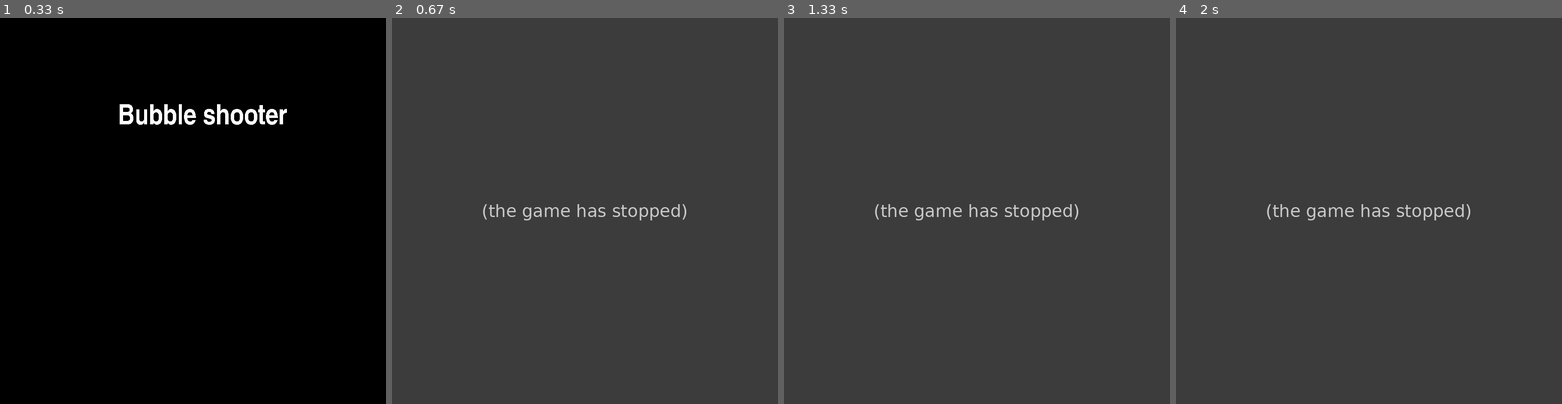
Above: before the commit, frames 1-4 (left to right).
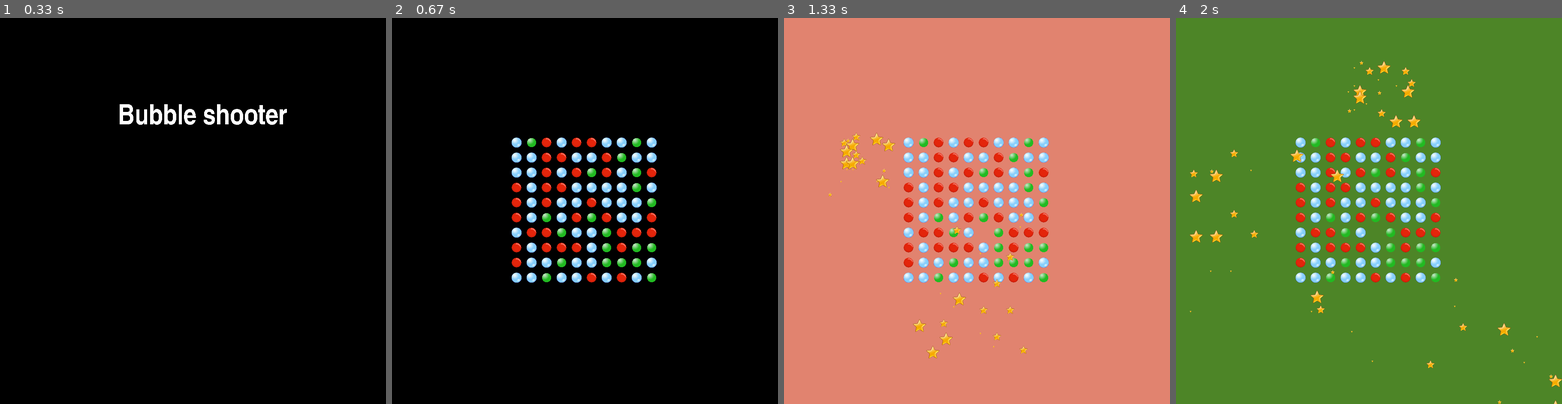
Above: after the commit, the same moments.

Repository: VorchukOleg/Project-pygame
Game: pygame game, started from rabota.py
Two runs of this game, one before a commit and one after it. Both use one fixed random seed, a clock stepped at 60 frames per second and the inputs below.
Inputs (mouse positions are in pixels of both pictures, inside the frame that each line leads up to):
- Up to frame 1 (0.33 s): no input
- Up to frame 2 (0.67 s): click (585, 211) at 0.38 s
- Up to frame 3 (1.33 s): click (980, 238) at 0.72 s; click (857, 153) at 1.05 s
- Up to frame 4 (2 s): click (1511, 346) at 1.38 s; click (1376, 79) at 1.72 s

Frame 1 is identical in both runs. In frame 2, 100% of the frame differs, in the area x 0-100%, y 0-100%; in frame 3, 100%; in frame 4, 100%.
Before the commit the program exited at 0.42 s; later frames show no game.

Commit message:
colored bubbles #2

Diff:
--- a/rabota.py
+++ b/rabota.py
@@ -64,7 +64,8 @@
 class Bubble(pygame.sprite.Sprite):
     def __init__(self, pos):
         super().__init__(all_sprites)
-        self.image = pygame.transform.scale(load_image(random.choice(['bluepysur.png', 'redpysur.png', 'greenpysur.png'])), (30, 30))
+        self.image = pygame.transform.scale(load_image(random.choice(
+            ['bluebubble.png', 'redbubble.png', 'greenbubble.png'])), (30, 30))
         self.rect = self.image.get_rect()
         self.rect.x, self.rect.y = pos
 
